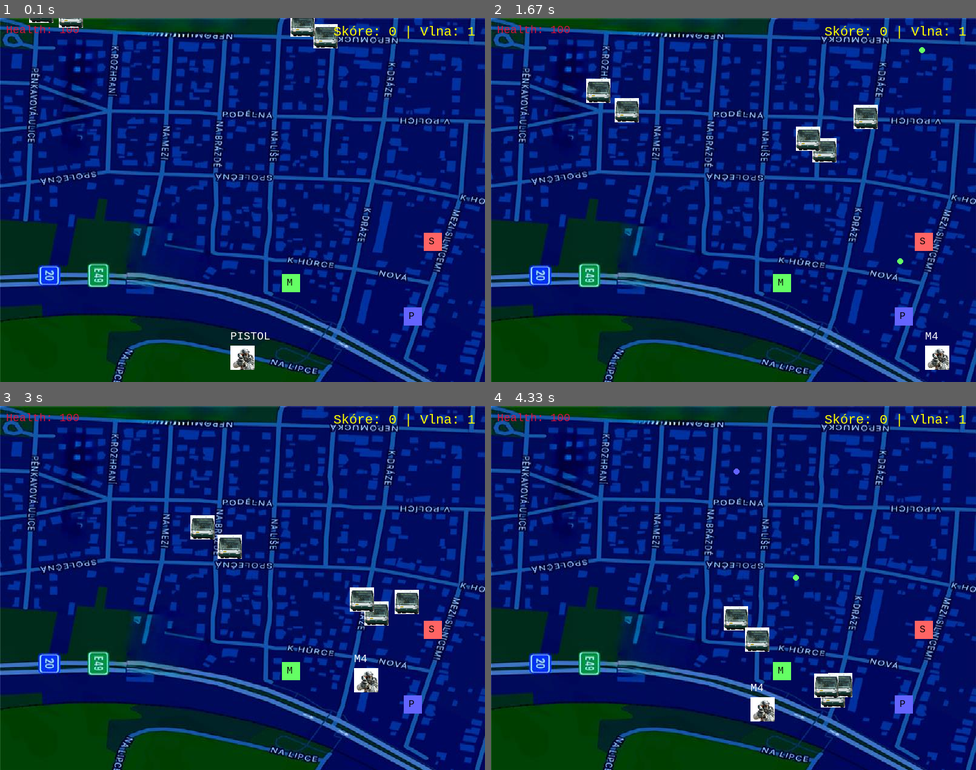
Above: before the commit, frames 1-4 (two rows, left to right).
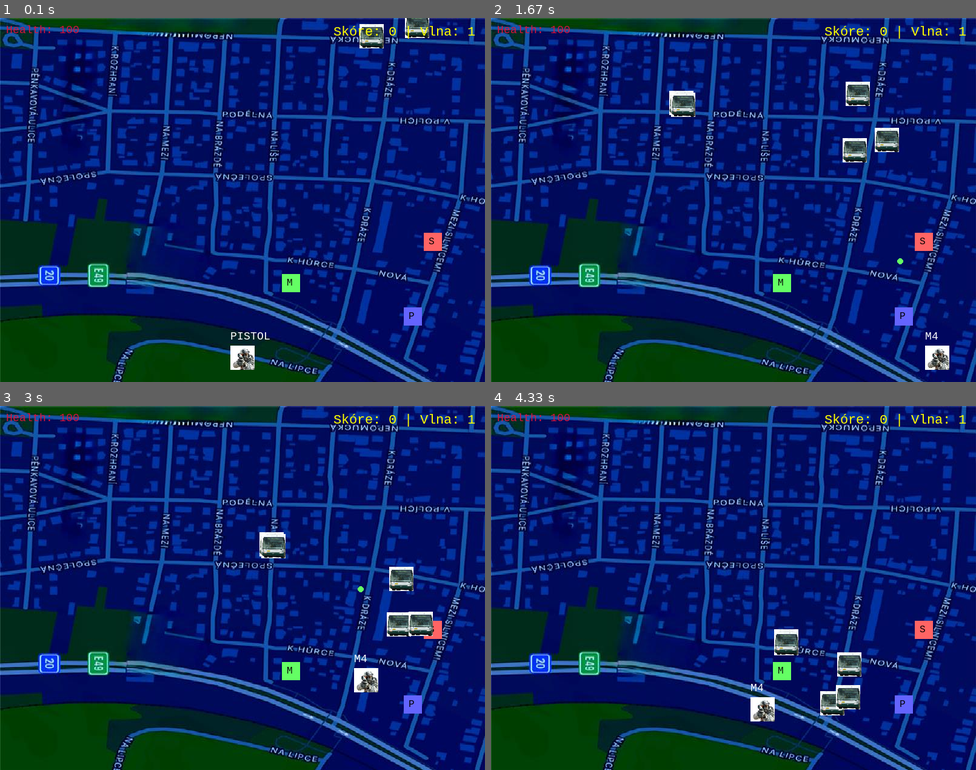
Above: after the commit, the same moments.

Repository: zabry0/BRUCNA-HOOD.PYGAME
Game: pygame game, started from main.py
Two runs of this game, one before a commit and one after it. Both use one fixed random seed, a clock stepped at 60 frames per second and the inputs below.
Inputs (mouse positions are in pixels of both pictures, inside the frame that each line leads up to):
- Up to frame 1 (0.1 s): no input
- Up to frame 2 (1.67 s): hold 3 0.33-0.8 s; hold D 0.33-0.8 s; tap Space at 0.83, 1.23, 1.53 s; hold D 1.17-1.63 s; move the mouse to (888, 189) at 1.2 s; tap 3 at 1.32 s
- Up to frame 3 (3 s): hold W 1.67-1.97 s; move the mouse to (126, 591) at 1.7 s; tap Space at 1.73, 2.07, 2.37, 2.57, 2.87 s; hold D 2-2.47 s; move the mouse to (92, 533) at 2.03 s; tap 2 at 2.15 s; hold A from 2.5 s (still down); move the mouse to (315, 460) at 2.53 s; tap 3 at 2.65 s
- Up to frame 4 (4.33 s): release A at 3.03 s; hold S 3.07-3.37 s; move the mouse to (791, 620) at 3.1 s; tap Space at 3.13, 3.8, 4.1, 4.23 s; tap 1 at 3.4 s; hold A 3.73-4.13 s; tap 3 at 3.88 s; hold W from 4.17 s (still down); move the mouse to (709, 682) at 4.2 s

The runs differ from the first frame. In frame 1, 1.4% of the frame differs, in the area x 6-89%, y 0-9%; in frame 2, 3.0%, in the area x 19-90%, y 8-40%; in frame 3, 2.9%; in frame 4, 2.2%.

Commit message:
Update main.py

Diff:
--- a/main.py
+++ b/main.py
@@ -183,7 +183,6 @@
             surface.blit(boss_img, self.rect.topleft)
         else:
             pygame.draw.rect(surface, BLUE, self.rect)
-        # HP bar
         pygame.draw.rect(surface, RED, (self.rect.x, self.rect.y - 10, 100, 5))
         pygame.draw.rect(surface, GREEN, (self.rect.x, self.rect.y - 10, max(0, int(self.health / 300 * 100)), 5))
 
@@ -226,13 +225,7 @@
         surface.blit(text, (self.x + 8, self.y + 5))
 
 def spawn_enemies(num):
-    enemies = []
-    for _ in range(num):
-        x = random.randint(0, WIDTH - 40)
-        y = random.randint(-100, 0)
-        enemies.append(Enemy(x, y))
-    print(f"Spawn enemies: {len(enemies)}")
-    return enemies
+    return [Enemy(random.randint(0, WIDTH - 40), random.randint(-100, 0)) for _ in range(num)]
 
 def spawn_weapon_pickups():
     pickups = []
@@ -244,7 +237,7 @@
         pickups.append(WeaponPickup(x, y, weapon_type))
     return pickups
 
-def main():
+def game_loop():
     player = Player()
     bullets = []
     enemies = spawn_enemies(5)
@@ -252,7 +245,6 @@
     boss = None
 
     font = pygame.font.SysFont("Consolas", 24)
-    running = True
     game_over = False
     game_won = False
     score = 0
@@ -261,45 +253,34 @@
     enemy_growth = 2
     boss_wave = 5
 
-    while running:
+    while True:
         clock.tick(FPS)
-
-        if background_img:
-            screen.blit(background_img, (0, 0))
-        else:
-            screen.fill(BLACK)
 
         for event in pygame.event.get():
             if event.type == pygame.QUIT:
-                running = False
+                return
             elif event.type == pygame.KEYDOWN:
                 if event.key in (pygame.K_1, pygame.K_2, pygame.K_3) and not game_over and not game_won:
                     player.switch_weapon(event.key)
                 elif event.key == pygame.K_SPACE and not game_over and not game_won:
                     player.shoot(bullets)
                 elif event.key == pygame.K_r and (game_over or game_won):
-                    # Restart hry
-                    player = Player()
-                    bullets.clear()
-                    enemies = spawn_enemies(enemy_base_count)
-                    pickups = spawn_weapon_pickups()
-                    boss = None
-                    score = 0
-                    wave = 1
-                    game_over = False
-                    game_won = False
+                    return  # Restart
 
         keys = pygame.key.get_pressed()
+        if background_img:
+            screen.blit(background_img, (0, 0))
+        else:
+            screen.fill(BLACK)
+
         if not game_over and not game_won:
             player.move(keys)
 
-            # Aktualizace kulek
             for bullet in bullets[:]:
                 bullet.update()
                 if bullet.off_screen():
                     bullets.remove(bullet)
 
-            # Nová vlna / spawn bosse
             if not enemies and not boss:
                 wave += 1
                 if wave == boss_wave:
@@ -308,62 +289,46 @@
                     enemies = spawn_enemies(enemy_base_count + wave * enemy_growth)
                     pickups = spawn_weapon_pickups()
 
-            # Pohyb nepřátel a kolize
             for enemy in enemies[:]:
                 enemy.move_towards(player.rect)
-
                 bullets_to_remove = []
-                enemy_dead = False
-
                 for bullet in bullets:
                     if enemy.rect.colliderect(bullet.rect):
                         enemy.health -= bullet.damage
                         bullets_to_remove.append(bullet)
-                        if enemy.health <= 0:
-                            enemy_dead = True
-
                 for b in bullets_to_remove:
                     if b in bullets:
                         bullets.remove(b)
-
-                if enemy_dead:
-                    if enemy in enemies:
-                        enemies.remove(enemy)
+                if enemy.health <= 0 and enemy in enemies:
+                    enemies.remove(enemy)
                     score += 10
-
                 if enemy.rect.colliderect(player.rect):
                     player.health -= 1
                     if player.health <= 0:
                         game_over = True
 
-            # Boss logika
             if boss:
                 boss.move_towards(player.rect)
-
                 for bullet in bullets[:]:
                     if boss.rect.colliderect(bullet.rect):
                         boss.health -= bullet.damage
                         bullets.remove(bullet)
-                        if boss.health <= 0:
-                            boss = None
-                            score += 100
-                            game_won = True
-
-                if boss and boss.rect.colliderect(player.rect):
+                if boss.health <= 0:
+                    boss = None
+                    game_won = True
+                    score += 100
+                elif boss.rect.colliderect(player.rect):
                     player.health -= 2
                     if player.health <= 0:
                         game_over = True
-
                 if boss:
                     boss.draw(screen)
 
-            # Pickup zbraní
             for pickup in pickups[:]:
                 if player.rect.colliderect(pickup.rect):
                     player.current_weapon = pickup.weapon_type
                     pickups.remove(pickup)
 
-        # Vykreslení všech prvků
         player.draw(screen)
         for bullet in bullets:
             bullet.draw(screen)
@@ -372,22 +337,21 @@
         for enemy in enemies:
             enemy.draw(screen)
 
-        # Skóre a vlna
         score_text = font.render(f"Skóre: {score} | Vlna: {wave}", True, YELLOW)
         screen.blit(score_text, (WIDTH - 250, 10))
 
-        # Zprávy game over / výhra
         if game_over:
             go_text = font.render("Zábry tě vypl - Stiskni R pro restart hry", True, RED)
             screen.blit(go_text, (WIDTH//2 - go_text.get_width()//2, HEIGHT//2))
         elif game_won:
-            win_text = font.render("Podařilo se ti zneškodnit zábryho Bručná je nyní Tvůj HOOD", True, YELLOW)
+            win_text = font.render("Zabil jsi Zábryho – jsi novým majitelem Bručné", True, YELLOW)
             screen.blit(win_text, (WIDTH//2 - win_text.get_width()//2, HEIGHT//2))
 
         pygame.display.flip()
 
-    pygame.quit()
-    sys.exit()
+def main():
+    while True:
+        game_loop()
 
 if __name__ == "__main__":
     main()
